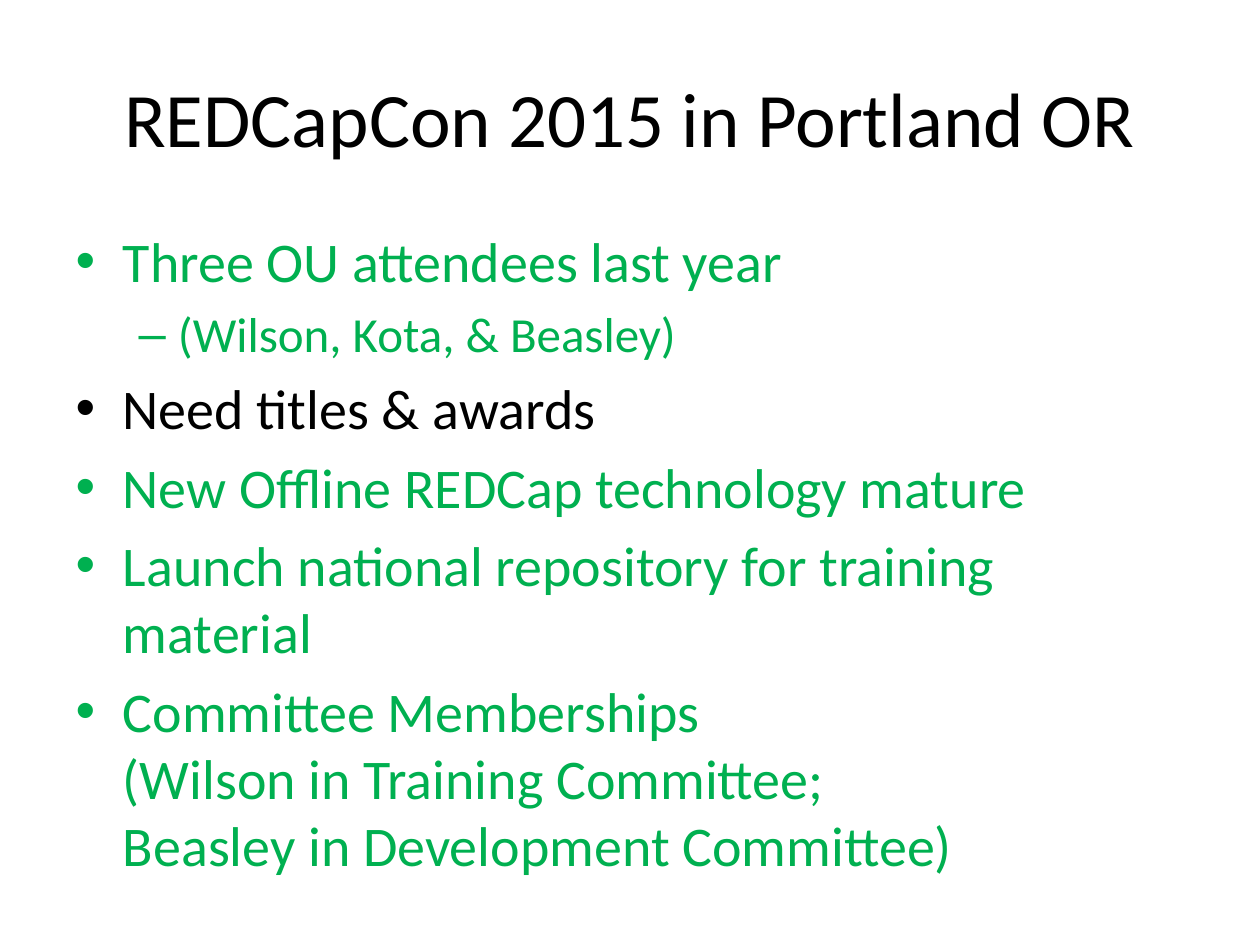
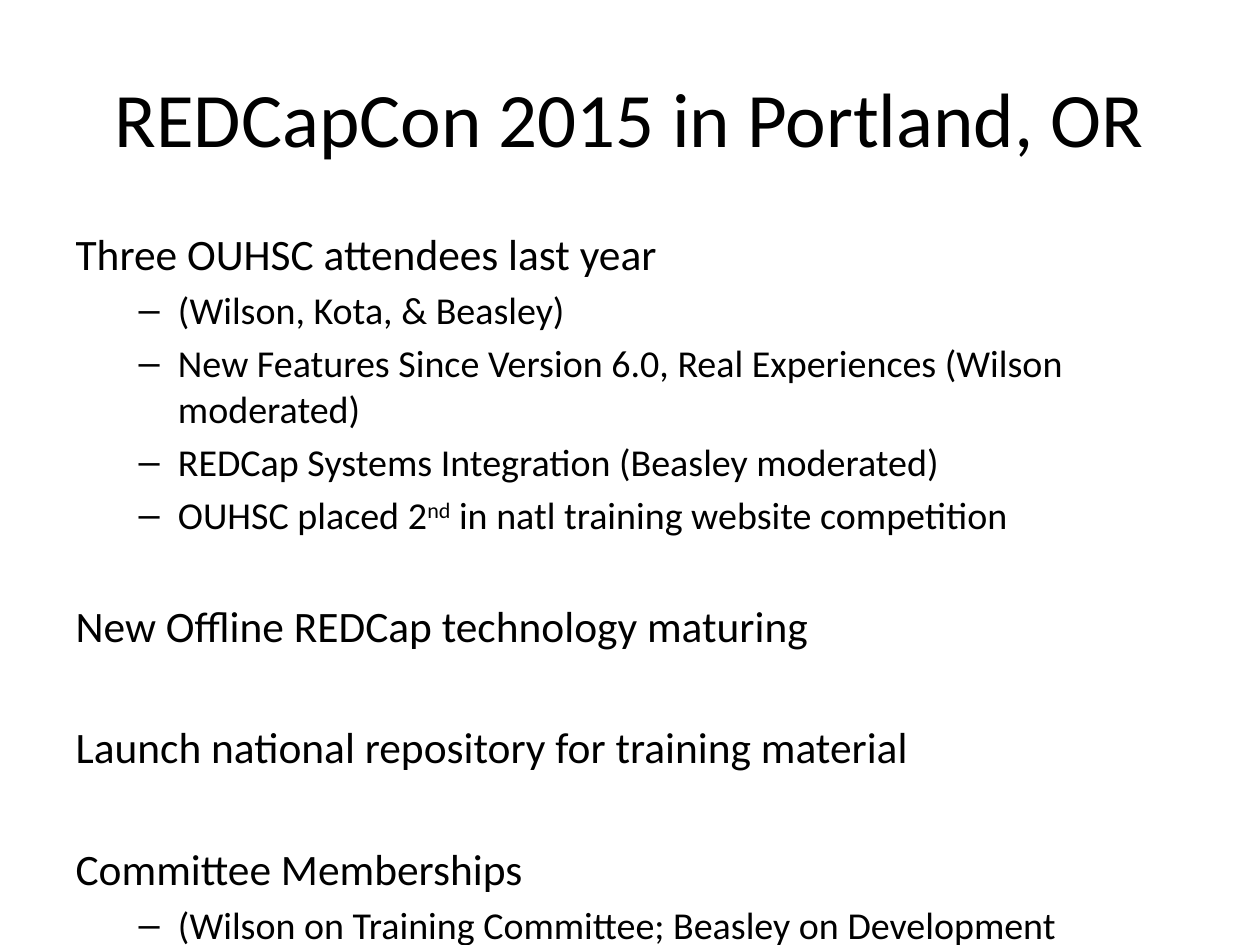
Before and after one commit to OuhscBbmc/RedcapGovernanceDocs, a slide deck: slide 7 of agendas/2016-04-redcap-governance-meeting.pptx (slide 5 before the commit). Drawn at 1260x945 pixels with LibreOffice and Linux fonts; fonts in the diff are those of the drawing. Boxes give left, top, right and bottom in pixels: in the first picture for what was removed or moved away, otherwise in the second. Text is boxed around its words. In the diff, an @@ line names an element or a change of style, - is before the commit and + after.

```diff
--- a/agendas/2016-04-redcap-governance-meeting.pptx
+++ b/agendas/2016-04-redcap-governance-meeting.pptx
@@ title at <box>114,93,1144,160</box>: text changed @@
-REDCapCon 2015 in Portland OR
+REDCapCon 2015 in Portland, OR
@@ text at <box>76,240,657,277</box>: text changed; size 32 to 24.8 pt; text colour #00B050 to #000000 @@
-• Three OU attendees last year
+Three OUHSC attendees last year
@@ text at <box>76,296,908,771</box>: size 28 to 21.7 pt in "(Wilson, Kota, & Beasley)"; text colour #00B050 to #000000 in "(Wilson, Kota, & Beasley)", "Launch national repository for training material"; size 32 to 24.8 pt in "Launch national repository for training material"; less space between paragraphs; bullet • to none @@
@@ text at <box>76,349,1063,650</box>: text changed; size 32 to 21.7 pt; text colour #00B050 to #000000 @@
-• Need titles & awards
-• New Offline REDCap technology mature
+  – New Features Since Version 6.0, Real Experiences (Wilson moderated)
+  – REDCap Systems Integration (Beasley moderated)
+  – OUHSC placed 2nd in natl training website competition
+New Offline REDCap technology maturing
@@ text at <box>76,855,1056,945</box>: text changed; size 32 to 21.7 pt; text colour #00B050 to #000000 @@
-• Committee Memberships
-  (Wilson in Training Committee;
-  Beasley in Development Committee)
+Committee Memberships
+  – (Wilson on Training Committee; Beasley on Development Committee)
```
Also in this commit, not shown: 7 other slides changed, 9 slides added, 9 slides removed, 1 other file.
